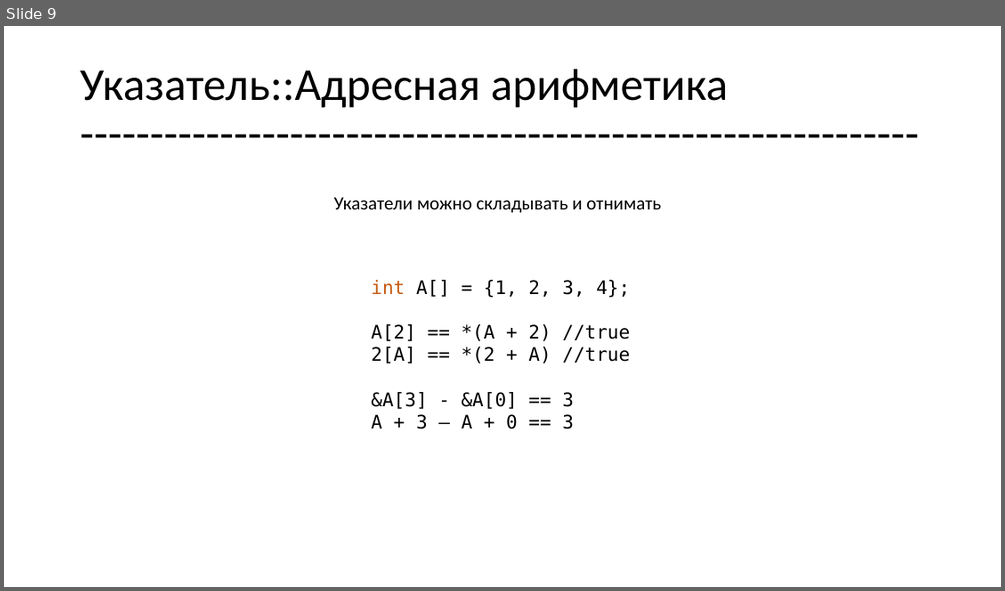
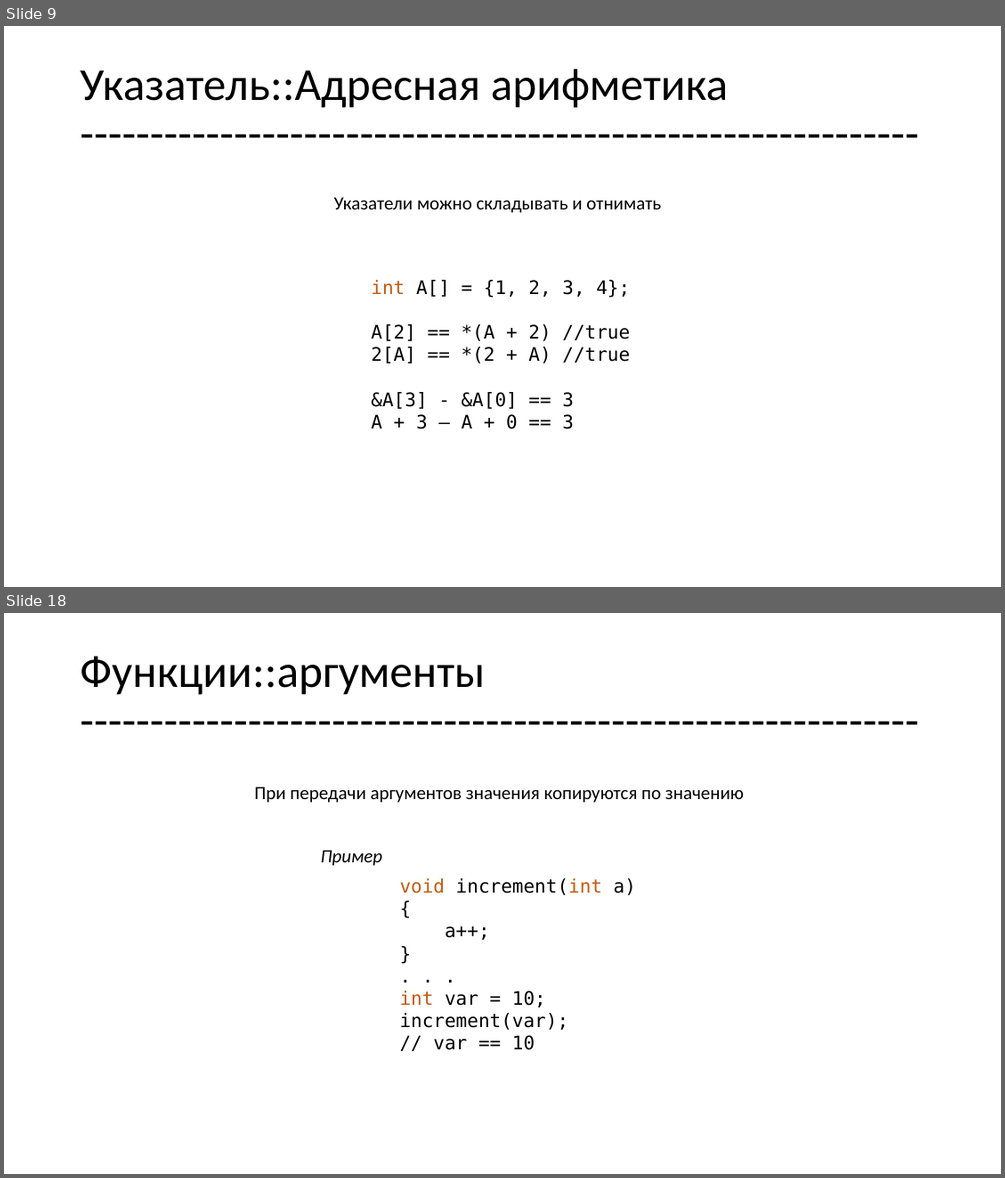
Before and after one commit to geeknik96/CLec, a slide deck: lec3/lec3.pptx. Shown one above the other, each under a label of ours: slide 9 before the commit, slides 9 and 18 after it; the slides between them are not shown. The pictures are 1005x591 and 1005x1178 pixels, drawn with LibreOffice and Linux fonts; fonts in the diff are those of the drawing. Boxes give left, top, right and bottom in pixels: in the first picture for what was removed or moved away, otherwise in the second. Text is boxed around its words. In the diff, an @@ line names an element or a change of style, - is before the commit and + after.

```diff
--- a/lec3/lec3.pptx
+++ b/lec3/lec3.pptx
@@ slide 18 added at [4, 613, 1001, 1174], background #FFFFFF @@
@@ title added at [80, 656, 485, 695], 44 pt, text #000000 @@
+Функции::аргументы
+------------------------------------------------------------
@@ text added at [254, 787, 744, 803], 18 pt, text #000000 @@
+При передачи аргументов значения копируются по значению
@@ text added at [321, 850, 383, 866], 18 pt, text #000000, italic @@
+Пример
@@ text added at [400, 878, 636, 1050], 18 pt, text #000000 @@
+void increment(int a)
+{
+a++;
+}
+. . .
+int var = 10;
+increment(var);
+// var == 10
```
Also in this commit, not shown: 1 slide changed, 15 other slides added, 22 other files.
